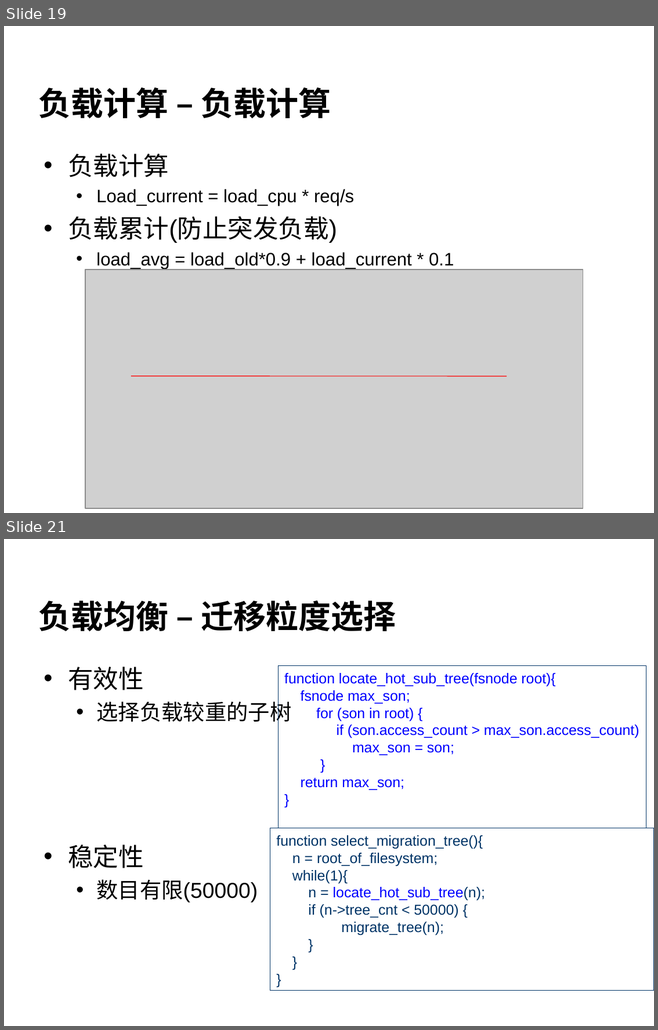
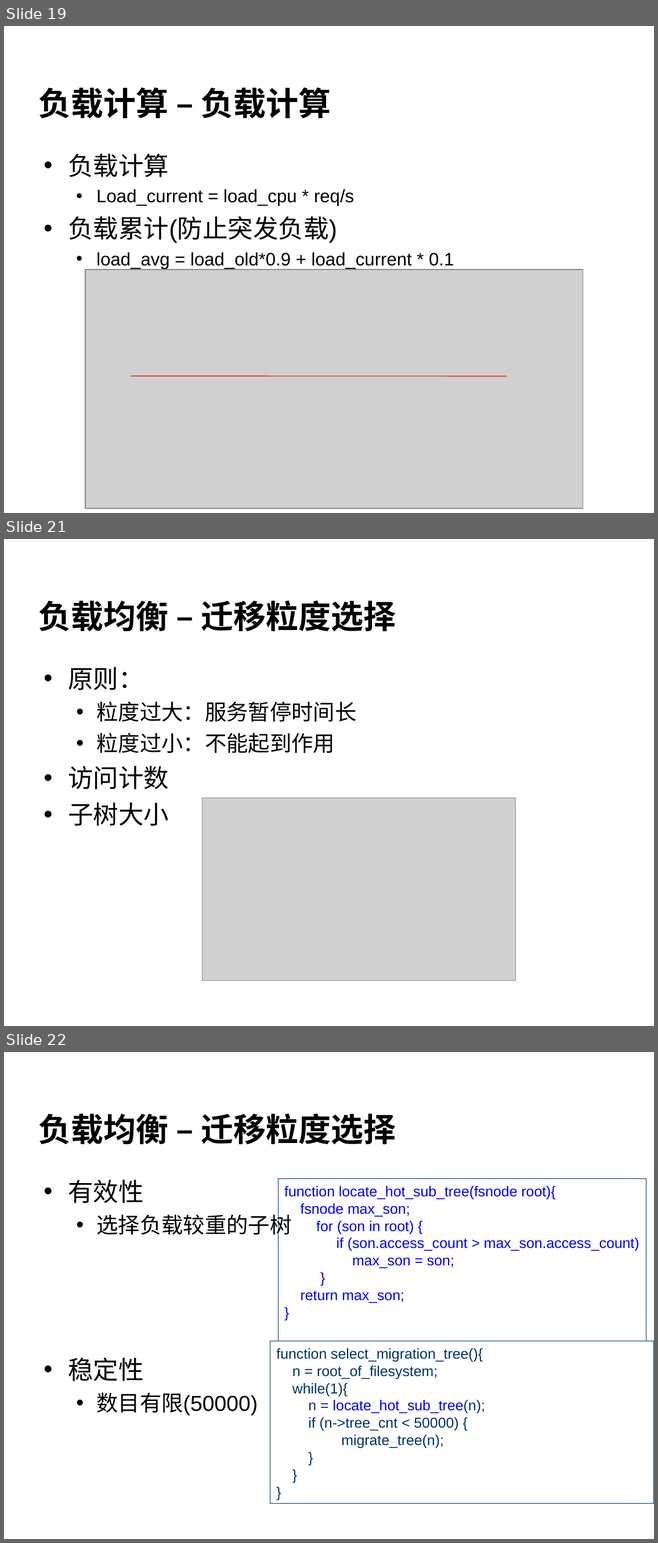
Before and after one commit to cheliequan/idning-paper, a slide deck: draft/答辩.ppt. Shown one above the other, each under a label of ours: slides 19 and 21 before the commit, slides 19, 21 and 22 after it; the slides between them are not shown. The pictures are 658x1030 and 658x1543 pixels, drawn with LibreOffice and Linux fonts; fonts in the diff are those of the drawing; grey boxes stand for pictures; background and template pictures are left out. Boxes give left, top, right and bottom in pixels: in the first picture for what was removed or moved away, otherwise in the second. Text is boxed around its words. In the diff, an @@ line names an element or a change of style, - is before the commit and + after.

```diff
--- a/draft/答辩.ppt
+++ b/draft/答辩.ppt
@@ slide 21 added at bbox=[4, 539, 654, 1026], background picture (left out) @@
@@ title added at bbox=[39, 600, 396, 632], 36 pt, text #000000, bold @@
+负载均衡 – 迁移粒度选择
@@ text added at bbox=[68, 667, 356, 826], 24 pt, text #000000 @@
+• 原则：
+  • 粒度过大：服务暂停时间长
+  • 粒度过小：不能起到作用
+• 访问计数
+• 子树大小
@@ picture added at bbox=[202, 798, 516, 980] @@
@@ what was slide 21 is now slide 22 @@
```
Also in this commit, not shown: 15 slides changed, 1 other slide added.
